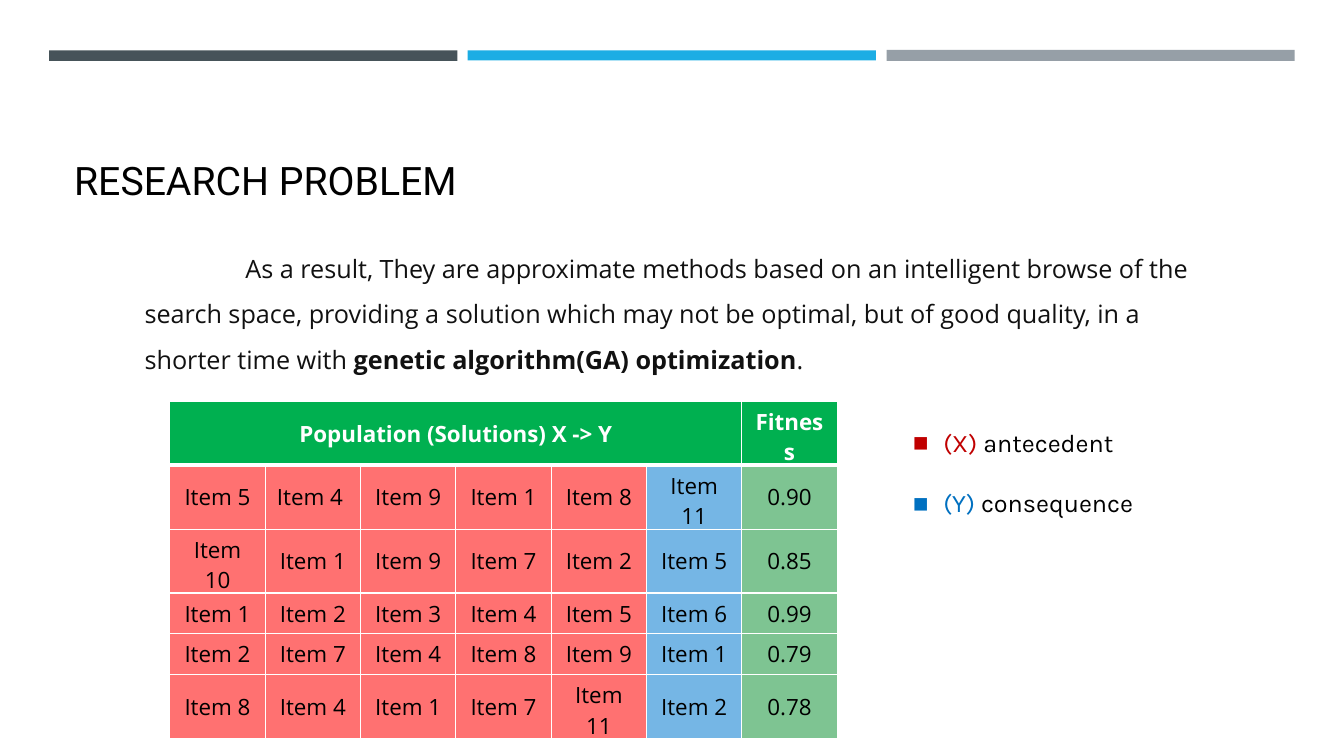
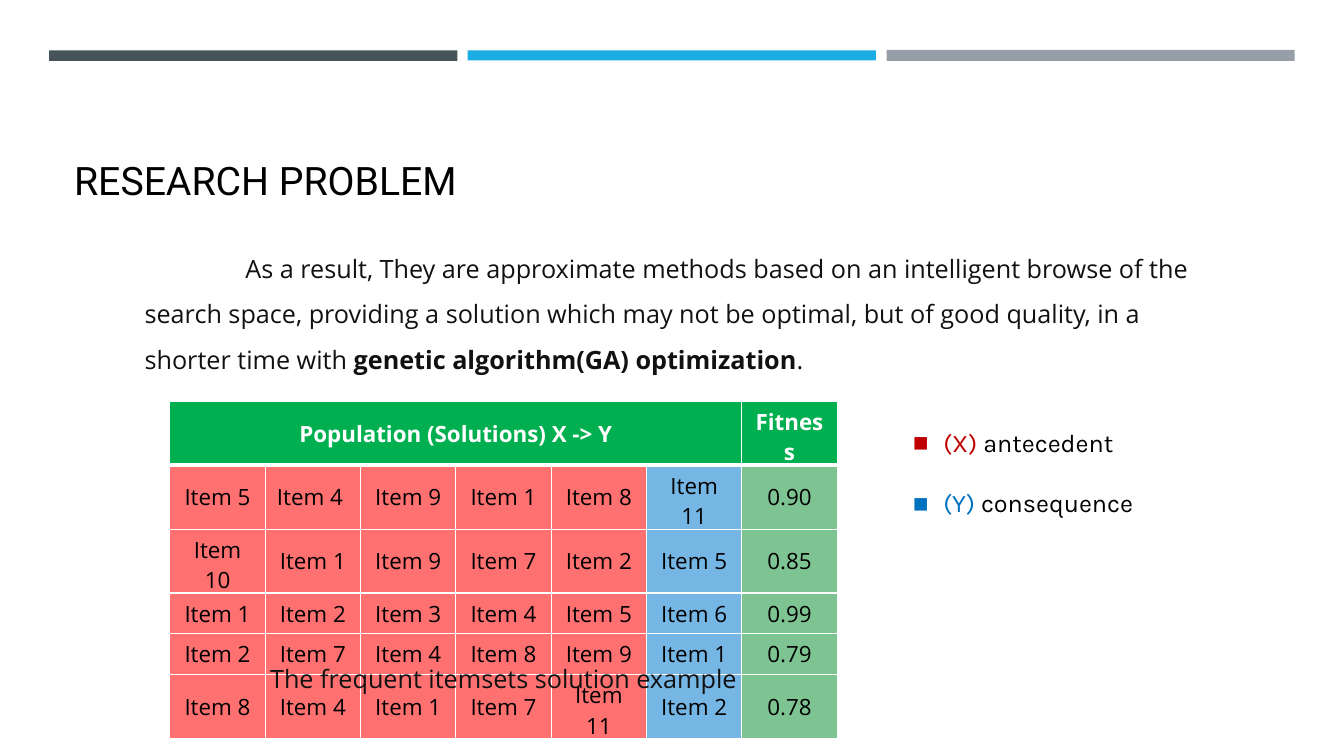
Before and after one commit to Wanarut/Review_literature, a slide deck: slide 14 of Impact of Genetic Algorithms Operators on Association Rules Extraction.pptx. Drawn at 1344x756 pixels with LibreOffice and Linux fonts; fonts in the diff are those of the drawing. Boxes give left, top, right and bottom in pixels: in the first picture for what was removed or moved away, otherwise in the second. Text is boxed around its words. In the diff, an @@ line names an element or a change of style, - is before the commit and + after.

```diff
--- a/Impact of Genetic Algorithms Operators on Association Rules Extraction.pptx
+++ b/Impact of Genetic Algorithms Operators on Association Rules Extraction.pptx
@@ text added at [270,664,736,694], 18 pt, text #111111 @@
+The frequent itemsets solution example
```
Also in this commit, not shown: 4 other slides changed, 37 slides added, 43 slides removed.
